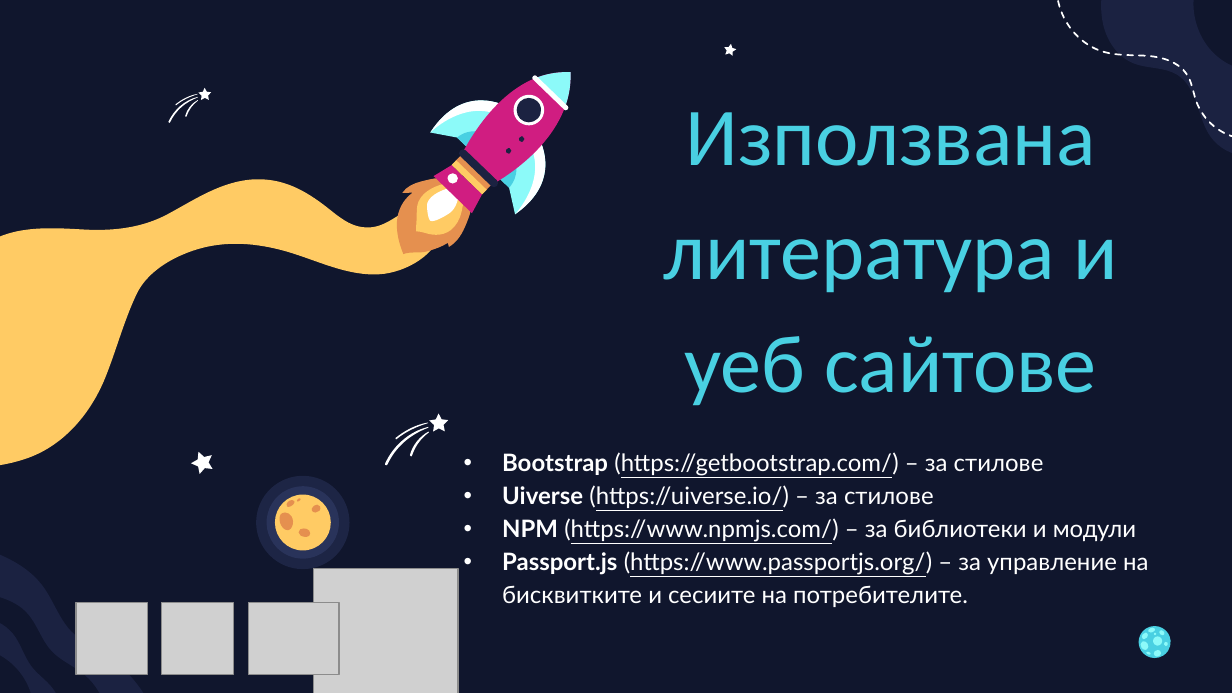
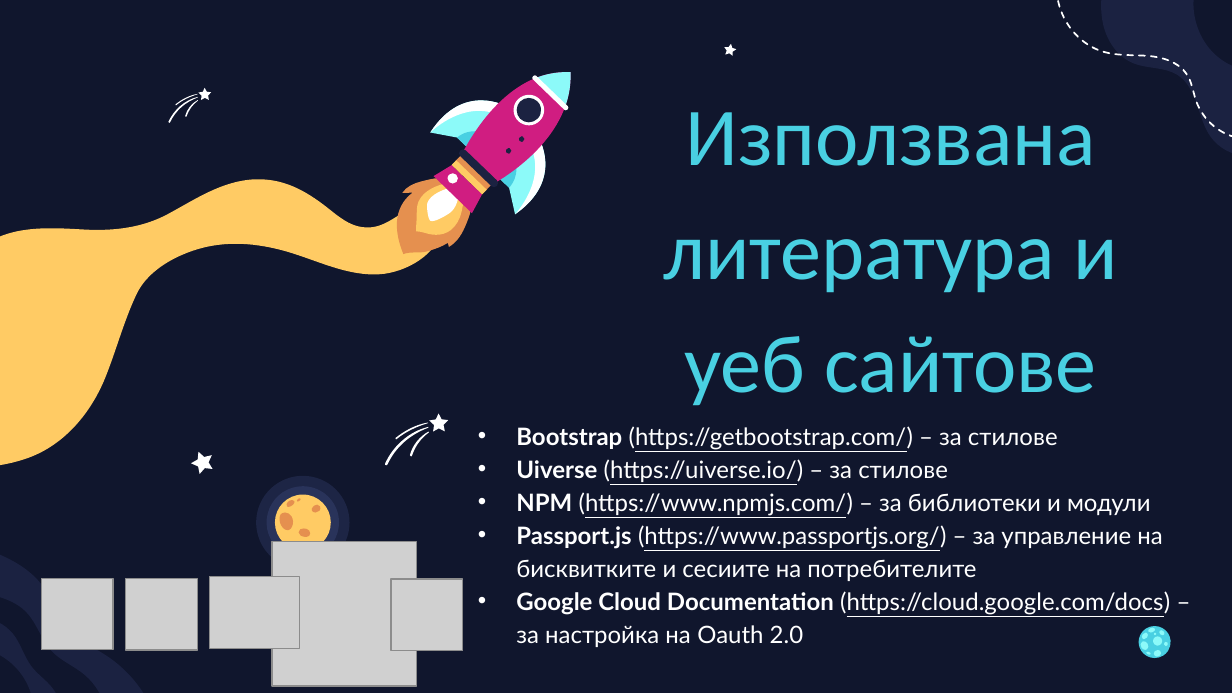
Before and after one commit to AtanasChobanov/Know-Space, a slide deck: slide 6 of Documents/KnowSpace.pptx. Drawn at 1232x693 pixels with LibreOffice and Linux fonts; fonts in the diff are those of the drawing; grey boxes stand for pictures; background and template pictures are left out. Boxes give left, top, right and bottom in pixels: in the first picture for what was removed or moved away, otherwise in the second. Text is boxed around its words. In the diff, an @@ line names an element or a change of style, - is before the commit and + after.

Commit message:
Update Documentation

```diff
--- a/Documents/KnowSpace.pptx
+++ b/Documents/KnowSpace.pptx
@@ subtitle "Bootstrap (https://getbootstrap.com/) – за стиловe": place and size @@
-subtitle "Bootstrap (https://getbootstrap.com/) – за стиловe" at <box>502,452,1148,607</box>
+subtitle "Bootstrap (https://getbootstrap.com/) – за стиловe" at <box>516,426,1170,647</box>
@@ subtitle at <box>516,525,1170,647</box>: text changed @@
-• Passport.js (https://www.passportjs.org/) – за управление на бисквитките и сесиите на потребителите.
+• Passport.js (https://www.passportjs.org/) – за управление на бисквитките и сесиите на потребителите
+• Google Cloud Documentation (https://cloud.google.com/docs) – за настройка на Oauth 2.0
@@ picture: place and size @@
-picture at <box>314,569,458,693</box>
+picture at <box>272,542,416,686</box>
@@ picture: place and size @@
-picture at <box>76,602,148,674</box>
+picture at <box>42,578,113,649</box>
@@ picture: place and size @@
-picture at <box>161,602,233,674</box>
+picture at <box>126,578,197,649</box>
@@ picture: place and size @@
-picture at <box>249,602,339,674</box>
+picture at <box>209,577,299,648</box>
@@ picture added at <box>391,579,462,650</box> @@
@@ freeform shape added at <box>416,579,441,603</box>, fill #FFFFFF @@
```
Also in this commit, not shown: 1 other slide changed, 7 other files.
